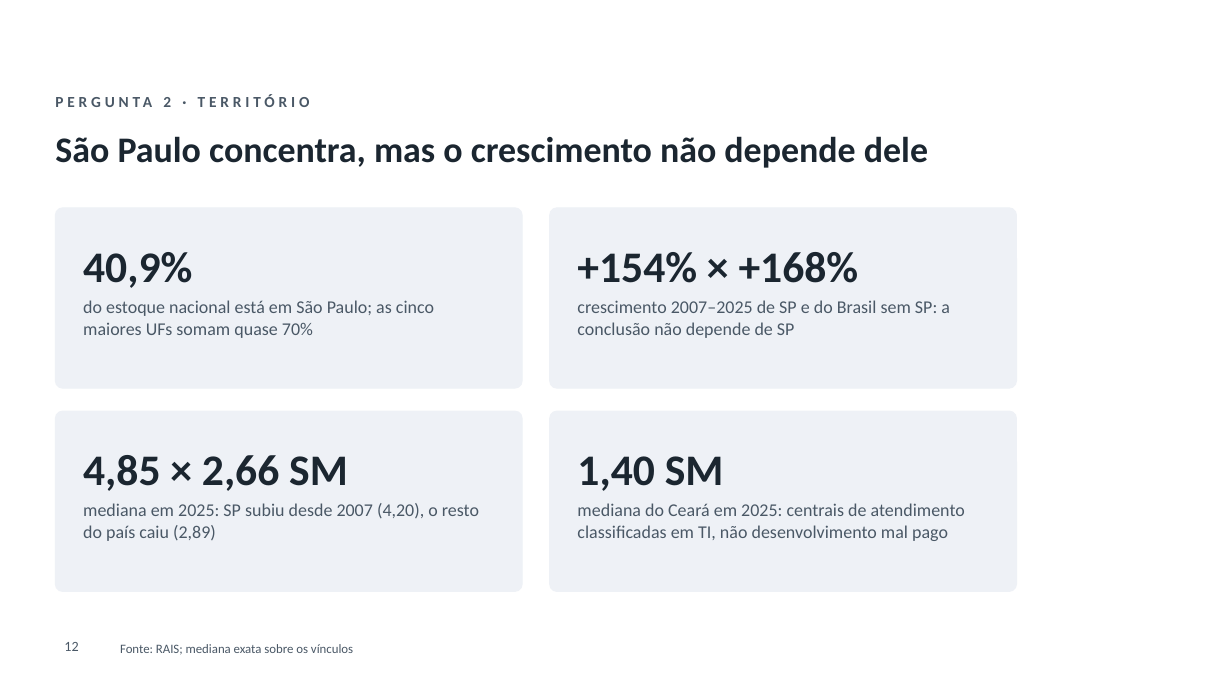
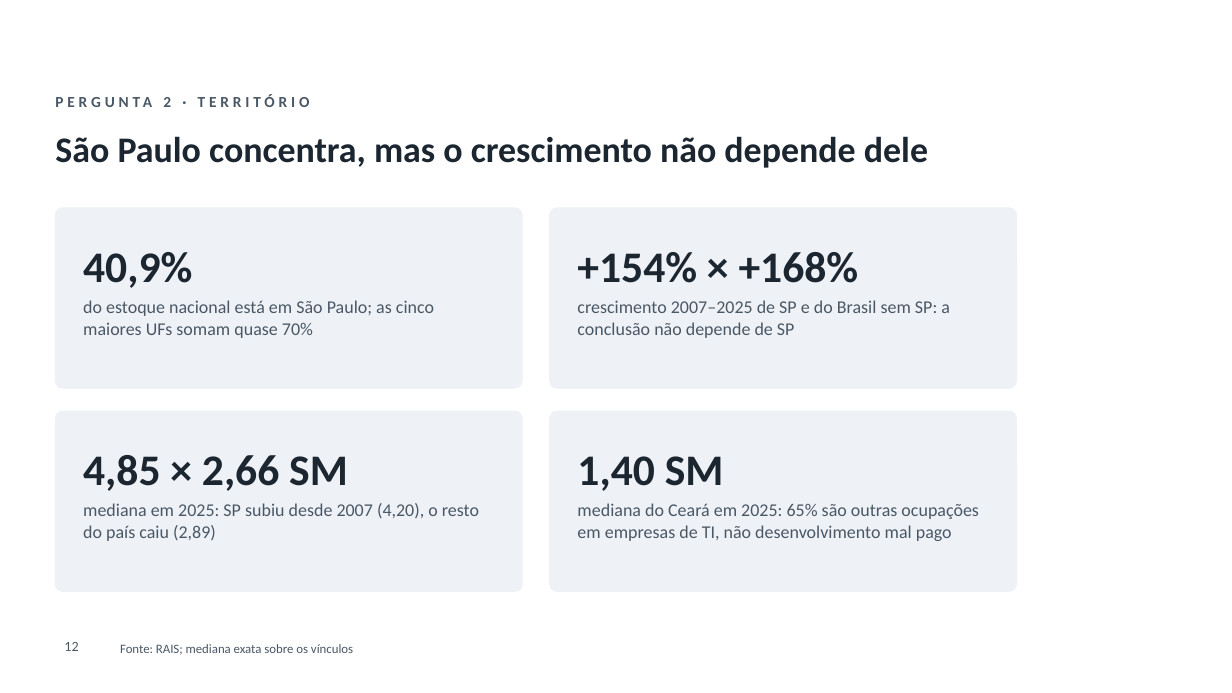
Before and after one commit to GianSE/mercadotech, a slide deck: slide 12 of apresentacao/apresentacao-tcc2.pptx. Drawn at 1232x693 pixels with LibreOffice and Linux fonts; fonts in the diff are those of the drawing; background and template pictures are left out. Boxes give left, top, right and bottom in pixels: in the first picture for what was removed or moved away, otherwise in the second. Text is boxed around its words. In the diff, an @@ line names an element or a change of style, - is before the commit and + after.

Commit message:
tcc: notas do orientador de 25/11 à noite (Ceará, risco de desligamento, permanência e tabela do hiato)

```diff
--- a/apresentacao/apresentacao-tcc2.pptx
+++ b/apresentacao/apresentacao-tcc2.pptx
@@ text at (577, 503, 978, 541): text changed @@
-mediana do Ceará em 2025: centrais de atendimento classificadas em TI, não desenvolvimento mal pago
+mediana do Ceará em 2025: 65% são outras ocupações em empresas de TI, não desenvolvimento mal pago
```
Also in this commit, not shown: 4 other files.
